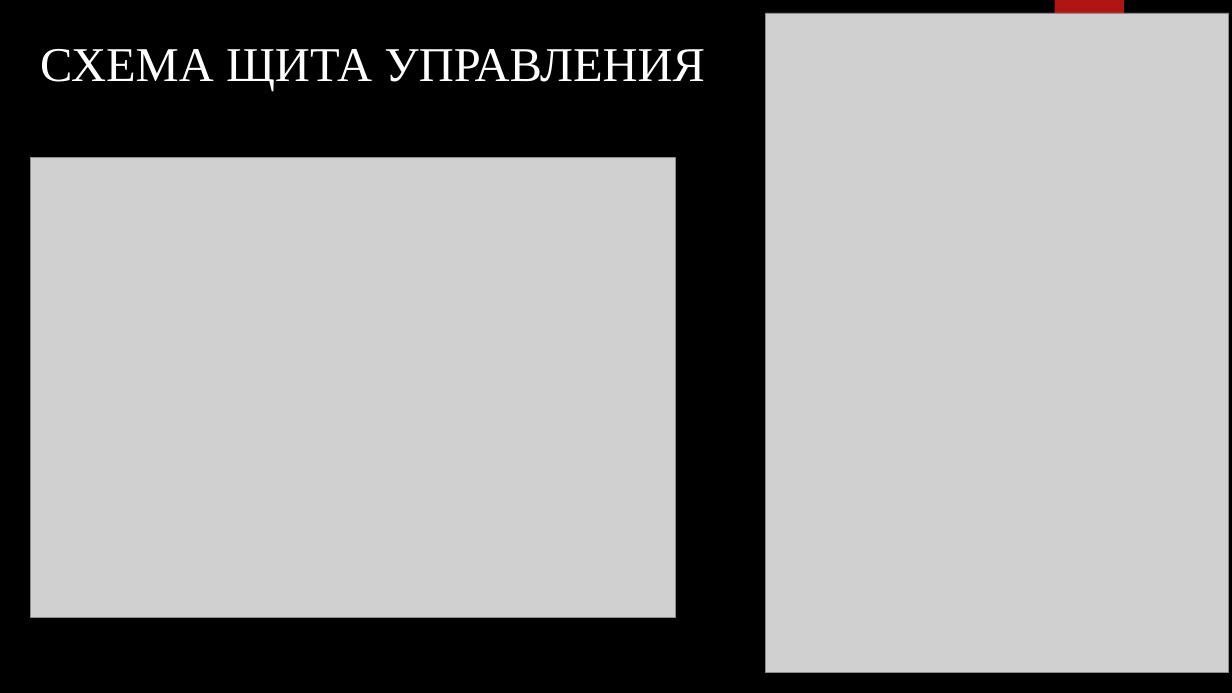
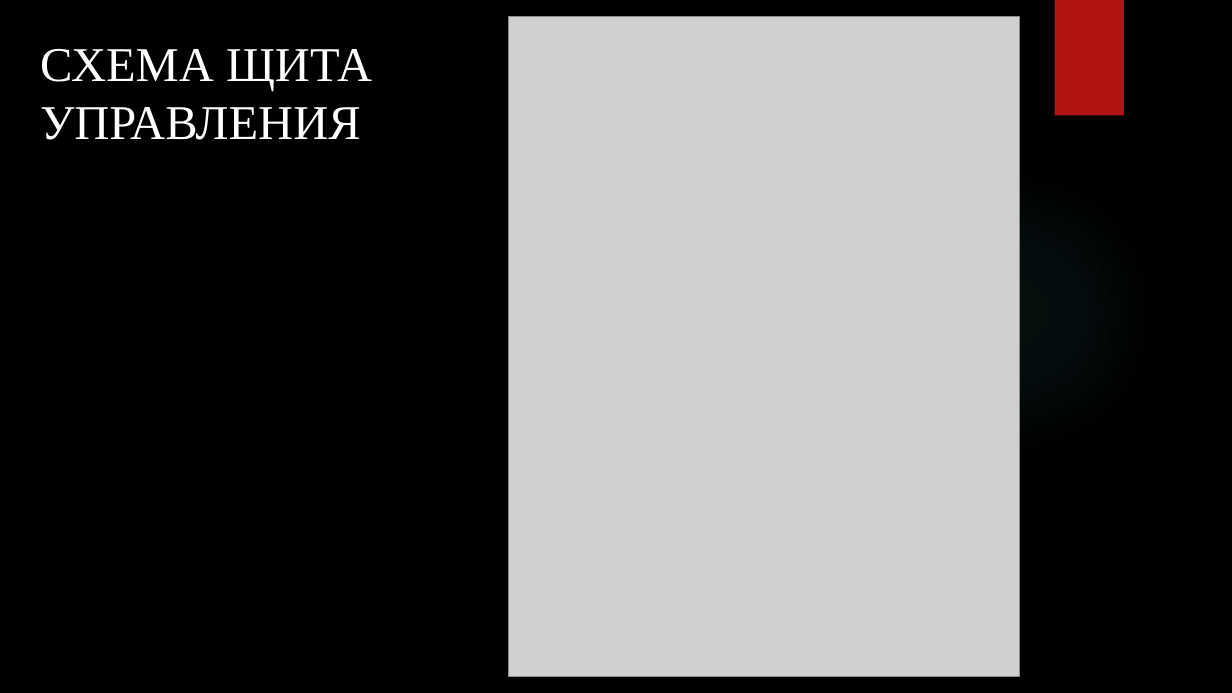
Before and after one commit to David2261/Scheme_Automation, a slide deck: slide 6 of 2023/Диплом/Андрей Козин/Презентация Андрей.pptx. Drawn at 1232x693 pixels with LibreOffice and Linux fonts; fonts in the diff are those of the drawing; grey boxes stand for pictures; background and template pictures are left out. Boxes give left, top, right and bottom in pixels: in the first picture for what was removed or moved away, otherwise in the second. Text is boxed around its words. In the diff, an @@ line names an element or a change of style, - is before the commit and + after.

```diff
--- a/2023/Диплом/Андрей Козин/Презентация Андрей.pptx
+++ b/2023/Диплом/Андрей Козин/Презентация Андрей.pptx
@@ title "СХЕМА ЩИТА УПРАВЛЕНИЯ" rewrapped from [40, 49, 705, 91] to [40, 49, 372, 140] @@
@@ picture: place and size @@
-picture at [766, 13, 1229, 673]
+picture at [508, 17, 1019, 677]
@@ picture removed at [30, 158, 676, 618] @@
@@ ellipse added at [870, 169, 1154, 454], fill gradient #50B9C1 @@
```
Also in this commit, not shown: 2 other slides changed.
